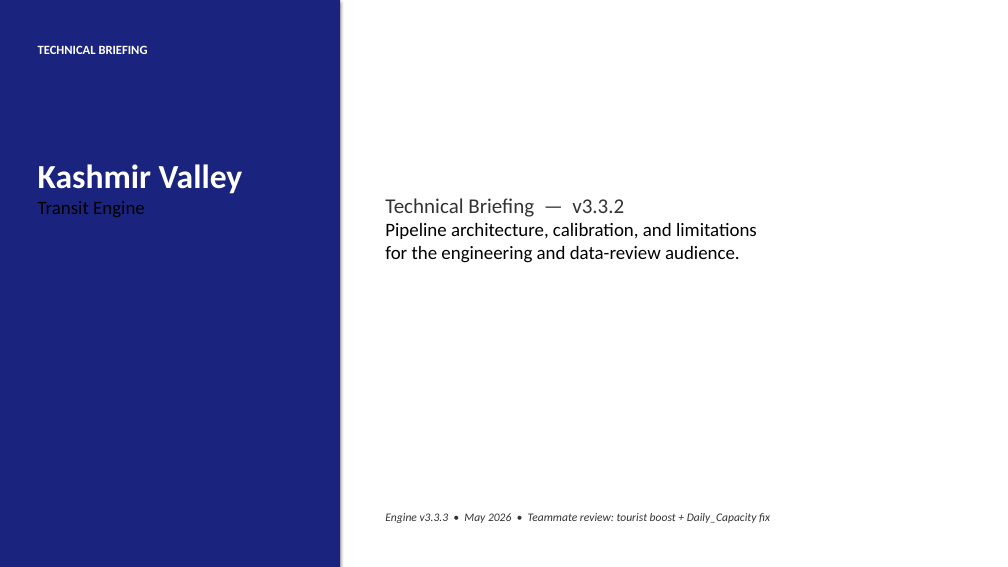
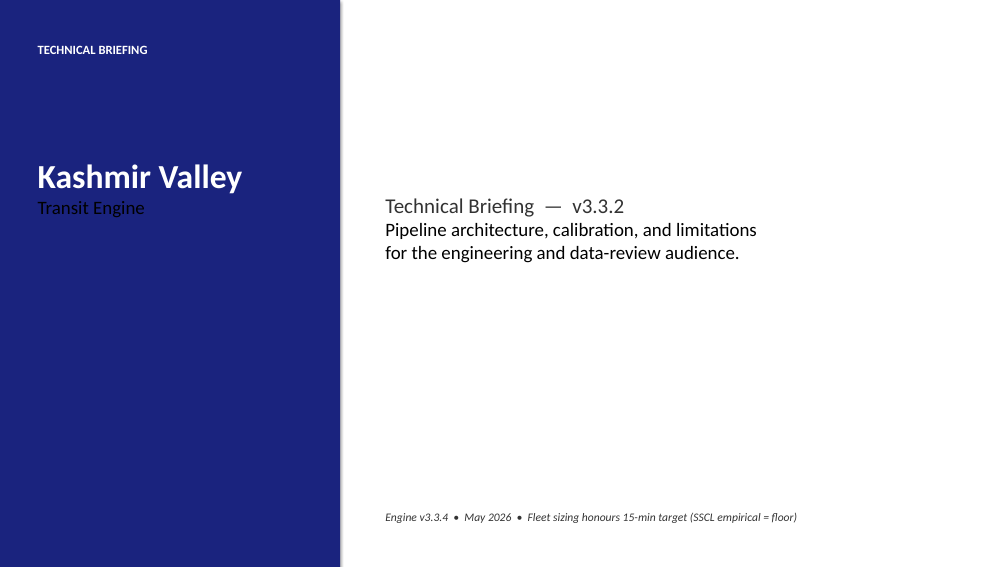
Before and after one commit to Princu-Babu/kashmir-transit-rationalisation, a slide deck: slide 1 of Kashmir_Transit_Technical_Briefing.pptx. Drawn at 1008x567 pixels with LibreOffice and Linux fonts; fonts in the diff are those of the drawing. Boxes give left, top, right and bottom in pixels: in the first picture for what was removed or moved away, otherwise in the second. Text is boxed around its words. In the diff, an @@ line names an element or a change of style, - is before the commit and + after.

Commit message:
v3.3.4: honest fleet sizing — SSCL empirical becomes a floor, not an override
Independent audit (user-driven, dashboard inspection) caught:

A1. Dashboard hero subtitle showed "61 large + 676 medium = 737" but real
    total was 883. The 146 LPV buses were silently dropped from the
    breakdown text. Lib also had lpvTotal hardcoded to 0. Dashboard side
    fixes in a separate commit on the dashboard repo.

A2. SSCL trunks used CHALO empirical fleet (132 buses) as a hard override
    on Fleet_Required, contradicting the engine's 15-min target headway.
    All 12 Red_Overload signals in v3.3.3 were SSCL routes where the
    empirical 2-4 buses physically cannot sustain a 100-180 min cycle at
    15-min headway.
    Fix in step9_assign_vehicle_split:
      effective_fleet = max(empirical_from_table, formula_from_step8)
      hpv_eff, mpv_eff scaled proportionally on the bus_12m/bus_9m ratio
      when fleet > empirical
    Total fleet 883 -> 1,113 (HPV 140 / MPV 827 / LPV 146).
    Red_Overload count 12 -> 0.

A3. cross_evaluate per-route calibration compared engine fleet at 15-min
    headway against CHALO fleet at 34-min headway. New comparison uses
    headway-scaled CHALO equivalent (98 x 34/15 = 220 buses = 7.33
    buses/route). Engine 8.04 vs scaled CHALO 7.33 = +9.7%, within the
    +/-25% calibration band.

Independent benchmark check: 1,113 buses / 1.66M study-area residents =
0.67 / 1000. Sits between BMTC Bengaluru (0.5) and Delhi DTC+cluster (0.9).
Defensible.

README has a new v3.3.4 changelog section with the calibration scorecard.
Earlier accidental rename of the v3.3.2 and v3.3.3 changelog headings (a
replace_all on "v3.3.3" -> "v3.3.4") reverted.

Briefing decks regenerated from outputs_v3.3.4/.

```diff
--- a/Kashmir_Transit_Technical_Briefing.pptx
+++ b/Kashmir_Transit_Technical_Briefing.pptx
@@ text at [385, 513, 797, 523]: text changed @@
-Engine v3.3.3 • May 2026 • Teammate review: tourist boost + Daily_Capacity fix
+Engine v3.3.4 • May 2026 • Fleet sizing honours 15-min target (SSCL empirical = floor)
```
Also in this commit, not shown: 3 other slides changed, 5 other files.
